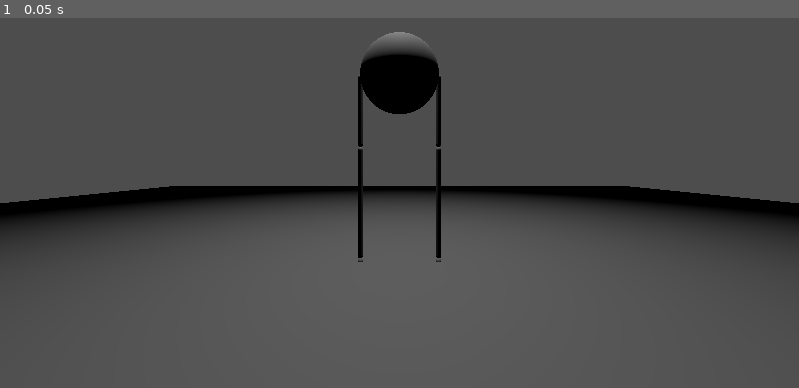
Above: before the commit, frame 1.
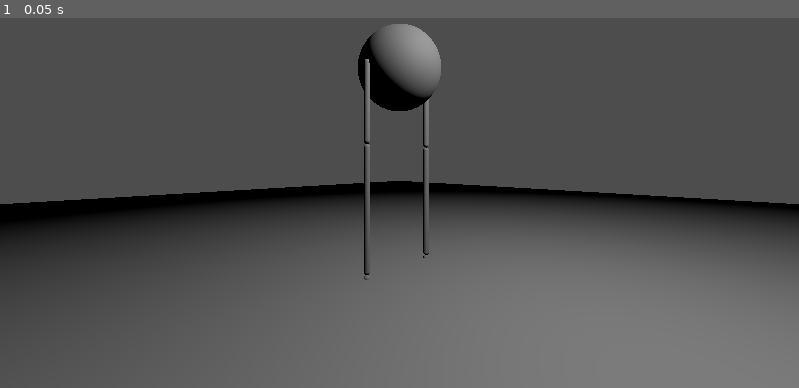
Above: after the commit, the same moment.

Repository: jehoz/legs-and-gaits
Game: Godot game, scene res://scenes/default.tscn
The game is run twice, just before and just after one commit, with the same random seed, the same clock (stepped at 60 frames per second) and the same inputs.
Inputs:
- Up to frame 1 (0.05 s): no input

The runs differ from the first frame. In frame 1, 17% of the frame differs, in the area x 0-100%, y 1-100%.

Commit message:
Tweak scenes

Diff:
--- a/scenes/creature.tscn
+++ b/scenes/creature.tscn
@@ -28,3 +28,4 @@
 [node name="Oscillator" type="Node" parent="BodySegment/Leg R"]
 script = ExtResource("1_2a3ub")
 frequency = 2.0
+phase = 3.142
--- a/scenes/default.tscn
+++ b/scenes/default.tscn
@@ -11,10 +11,10 @@
 [node name="Creature" parent="." instance=ExtResource("1_ubie8")]
 
 [node name="Camera3D" type="Camera3D" parent="."]
-transform = Transform3D(1, 0, 0, 0, 1, 0, 0, 0, 1, 0, 0.5, 1.5)
+transform = Transform3D(-0.707107, 0, 0.707107, 0, 1, 0, -0.707107, 0, -0.707107, 1, 0.5, -1)
 
 [node name="OmniLight3D" type="OmniLight3D" parent="."]
-transform = Transform3D(1, 0, 0, 0, 1, 0, 0, 0, 1, 0, 2.46002, 0)
+transform = Transform3D(1, 0, 0, 0, 1, 0, 0, 0, 1, 0, 1.5, -1)
 
 [node name="Ground" type="MeshInstance3D" parent="."]
 mesh = SubResource("QuadMesh_kebb5")
